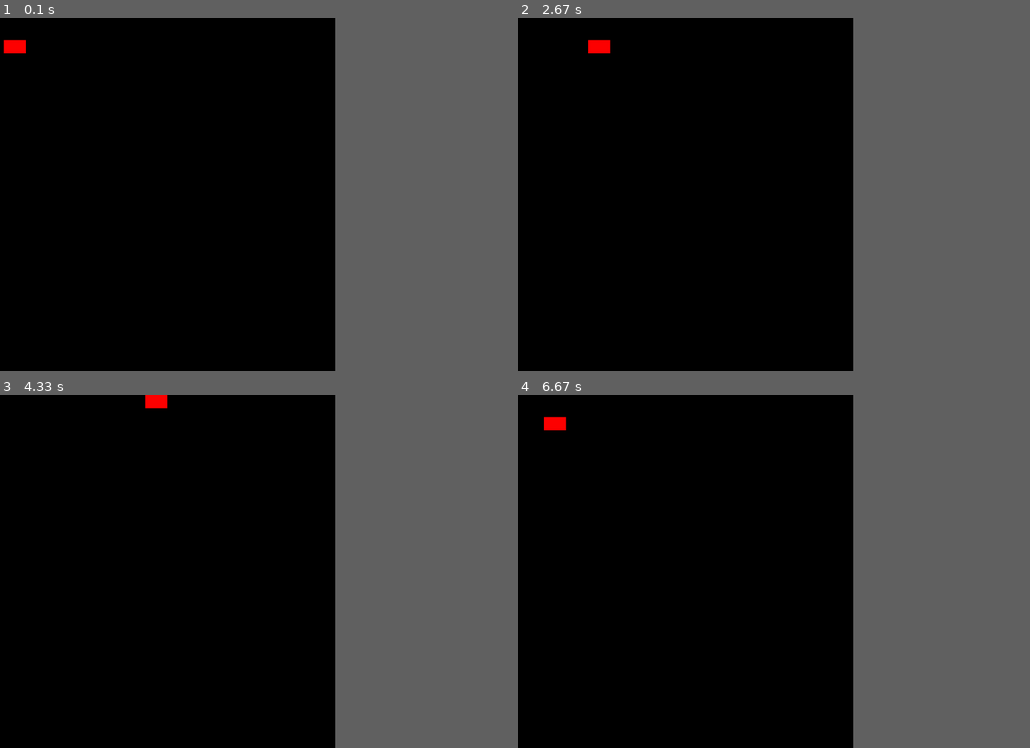
Above: before the commit, frames 1-4 (two rows, left to right).
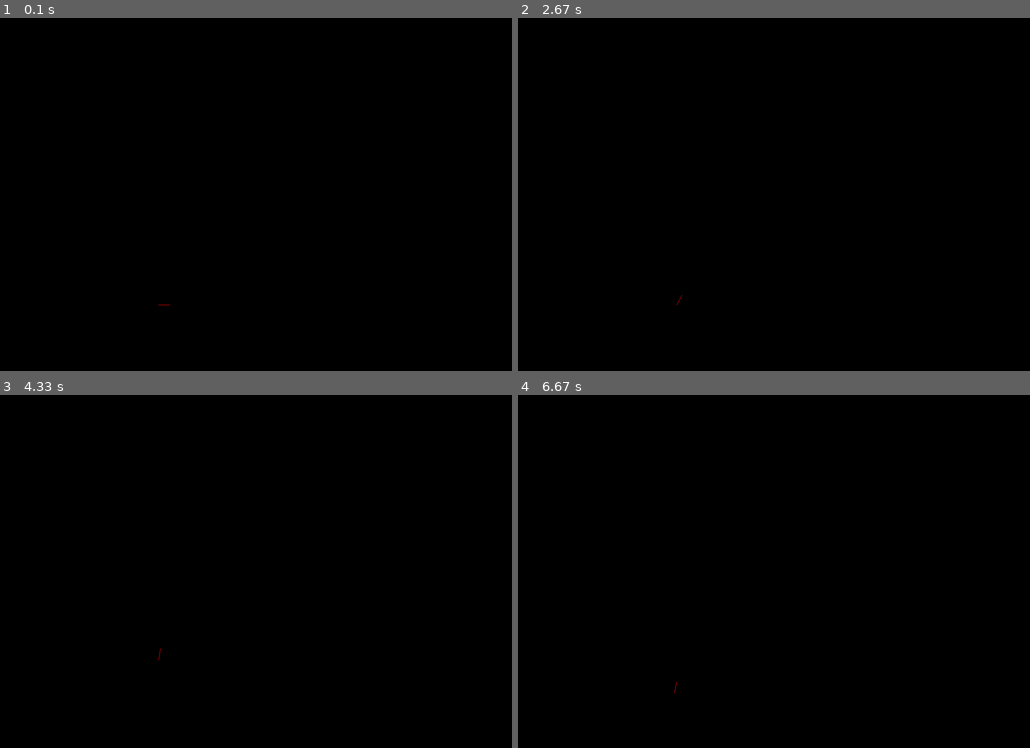
Above: after the commit, the same moments.

Repository: Edwardhk/pygame_car
Game: pygame game, started from main.py
The game is run twice, just before and just after one commit, with the same random seed, the same clock (stepped at 60 frames per second) and the same inputs.
Inputs:
- Up to frame 1 (0.1 s): no input
- Up to frame 2 (2.67 s): hold Right 0.33-0.8 s; hold Up 0.83-1.13 s; hold Right 1.17-1.63 s; hold Left 1.67-2.2 s; hold Down 2.23-2.53 s; hold Left from 2.57 s (still down)
- Up to frame 3 (4.33 s): release Left at 2.97 s; hold Up 3-3.37 s; hold Right 3.4-4.03 s; hold Down from 4.07 s (still down)
- Up to frame 4 (6.67 s): release Down at 4.43 s; hold Left 4.47-4.93 s; hold Up 4.97-5.27 s; hold Right 5.3-5.77 s; hold Left 5.8-6.33 s; hold Down from 6.37 s (still down)
In our replay, the window is 600x600 before the commit and 900x600 after it. These sizes can differ from the game's own. Grey fills any space a smaller window leaves; there, only what the larger window draws over its background counts as a difference.

The runs differ from the first frame. In frame 1, 0.2% of the frame differs, in the area x 0-34%, y 6-82%; in frame 2, 0.2%; in frame 3, 0.2%; in frame 4, 0.2%.

Commit message:
[ROTATE] Added rotated lines

Diff:
--- a/main.py
+++ b/main.py
@@ -1,33 +1,60 @@
 import pygame
 import math
+import numpy as np
+
+RED = (255, 0, 0)
+ANGLE = np.radians(10)
+SCREEN_RESOLUTION = (1200, 800)
 
 class Car:
     def __init__(self):
-        self.pos = pygame.math.Vector2(50, 50)
+        self.angle = 0
         self.height = 50
         self.width = 30
+        self.off = pygame.math.Vector2(400, 650)
+        self.pos = pygame.math.Vector2(self.height / 2, 0)
 
     def move(self, keys):
         dx = 0
         dy = 0
-        dx += -5 * keys[pygame.K_LEFT]
-        dx += 5 * keys[pygame.K_RIGHT]
+        if keys[pygame.K_LEFT]:
+            self.rotate('L')
+        elif keys[pygame.K_RIGHT]:
+            self.rotate('R')
         dy += -5 * keys[pygame.K_UP]
         dy += 5 * keys[pygame.K_DOWN]
-        self.pos[0] += dx
-        self.pos[1] += dy
+        self.off[0] += dx
+        self.off[1] += dy
+
+    def rotate(self, dir):
+        if dir == 'L':
+            self.angle += np.degrees(ANGLE)
+            if self.angle >= 360:
+                self.angle %= 360
+            rx = np.cos(ANGLE) * self.pos[0] + np.sin(ANGLE) * self.pos[1]
+            ry = - np.sin(ANGLE) * self.pos[0] + np.cos(ANGLE) * self.pos[1]
+        elif dir == 'R':
+            self.angle -= np.degrees(ANGLE)
+            if self.angle < 0:
+                self.angle += 360
+            rx = np.cos(ANGLE) * self.pos[0] - np.sin(ANGLE) * self.pos[1]
+            ry = np.sin(ANGLE) * self.pos[0] + np.cos(ANGLE) * self.pos[1]
+
+        self.pos = pygame.math.Vector2(rx, ry)
+        print(self.angle)
+
 
 class GameWorld:
     def __init__(self):
-        self.win = pygame.display.set_mode((800, 800))
+        self.win = pygame.display.set_mode(SCREEN_RESOLUTION)
         self.car_arr = []
 
     def render(self):
         self.win.fill((0, 0, 0))
         for car in self.car_arr:
-            pygame.draw.rect(self.win, (255, 0, 0),
-                             (car.pos[0], car.pos[1], car.height, car.width))
+            pygame.draw.line(self.win, RED, car.off, car.off + car.pos)
             pygame.display.update()
+
 
 if __name__ == "__main__":
     pygame.init()
@@ -37,14 +64,13 @@
 
     while True:
         # Basic setup for quitting
-        events = pygame.event.get()
-        for event in events:
+        for event in pygame.event.get():
             if event.type == pygame.QUIT:
                 pygame.quit()
 
         # Main flow
         pygame.time.delay(10)
-        keys = pygame.key.get_pressed() # should return tuple of all keys pressed boolean
+        keys = pygame.key.get_pressed()  # should return tuple of all keys pressed boolean
         if sum(keys) != 0:
             car0.move(keys)
         game_world.render()
